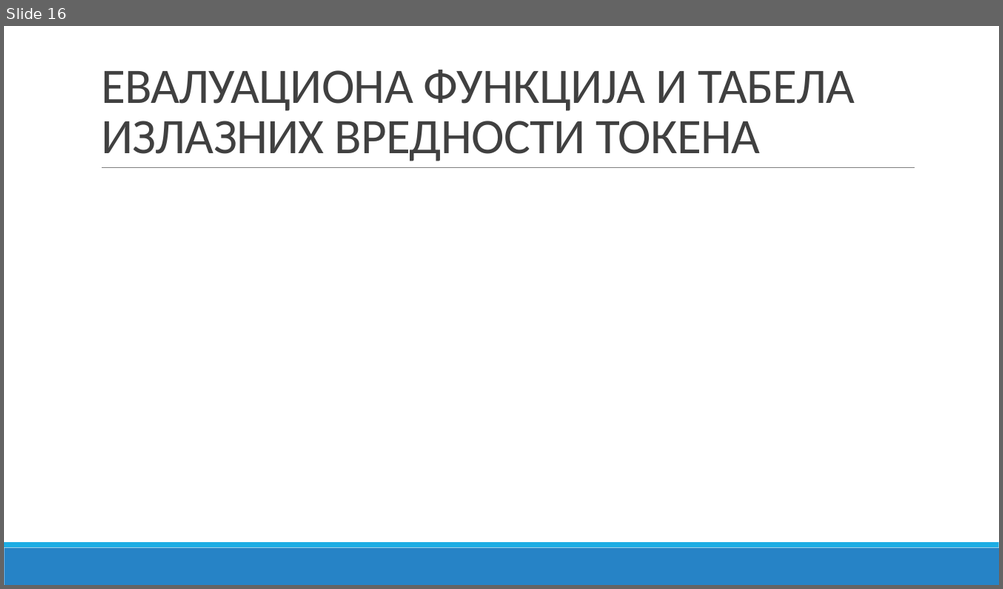
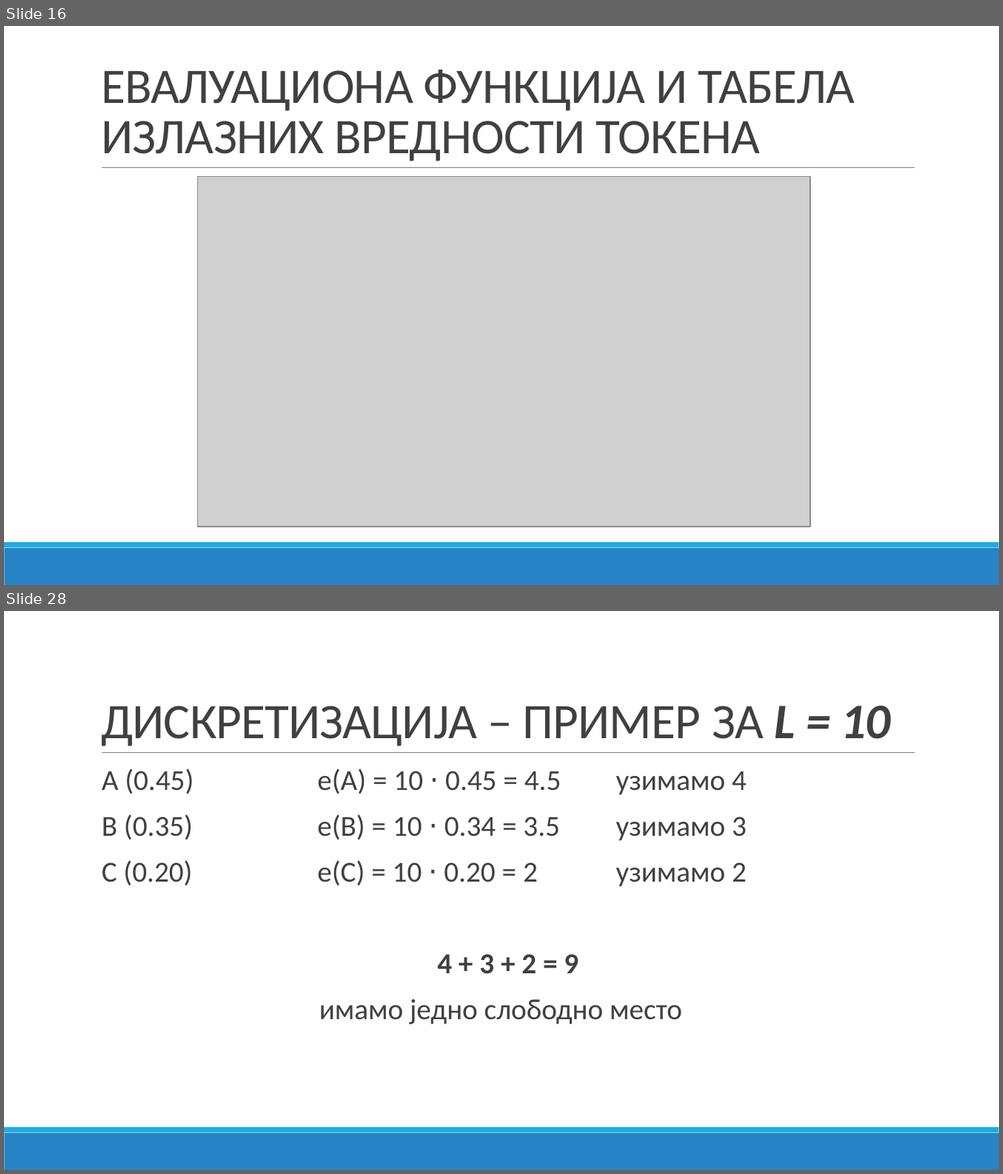
Before and after one commit to bxgda/diplomski-rad, a slide deck: PREZENTACIJA_JB.pptx. Shown one above the other, each under a label of ours: slide 16 before the commit, slides 16 and 28 after it; the slides between them are not shown. The pictures are 1003x589 and 1003x1174 pixels, drawn with LibreOffice and Linux fonts; fonts in the diff are those of the drawing; grey boxes stand for pictures. Boxes give left, top, right and bottom in pixels: in the first picture for what was removed or moved away, otherwise in the second. Text is boxed around its words. In the diff, an @@ line names an element or a change of style, - is before the commit and + after.

```diff
--- a/PREZENTACIJA_JB.pptx
+++ b/PREZENTACIJA_JB.pptx
@@ slide 28 added at [4,611,999,1170], background #FFFFFF; not listed: 3 template elements that a slide beside it also shows @@
@@ title added at [101,706,890,746], 48 pt, text #404040 @@
+ДИСКРЕТИЗАЦИЈА – ПРИМЕР ЗА L = 10
@@ text added at [102,769,746,1025], 28 pt, text #404040 @@
+  А (0.45) e(A) = 10 ⋅ 0.45 = 4.5 узимамо 4
+  B (0.35) e(B) = 10 ⋅ 0.34 = 3.5 узимамо 3
+  C (0.20) e(C) = 10 ⋅ 0.20 = 2 узимамо 2
+  4 + 3 + 2 = 9
+имамо једно слободно место
@@ slide 16 changed as well @@
@@ picture added at [198,177,811,528] @@
```
Also in this commit, not shown: 1 other slide changed, 17 other slides added, 1 slide removed.
